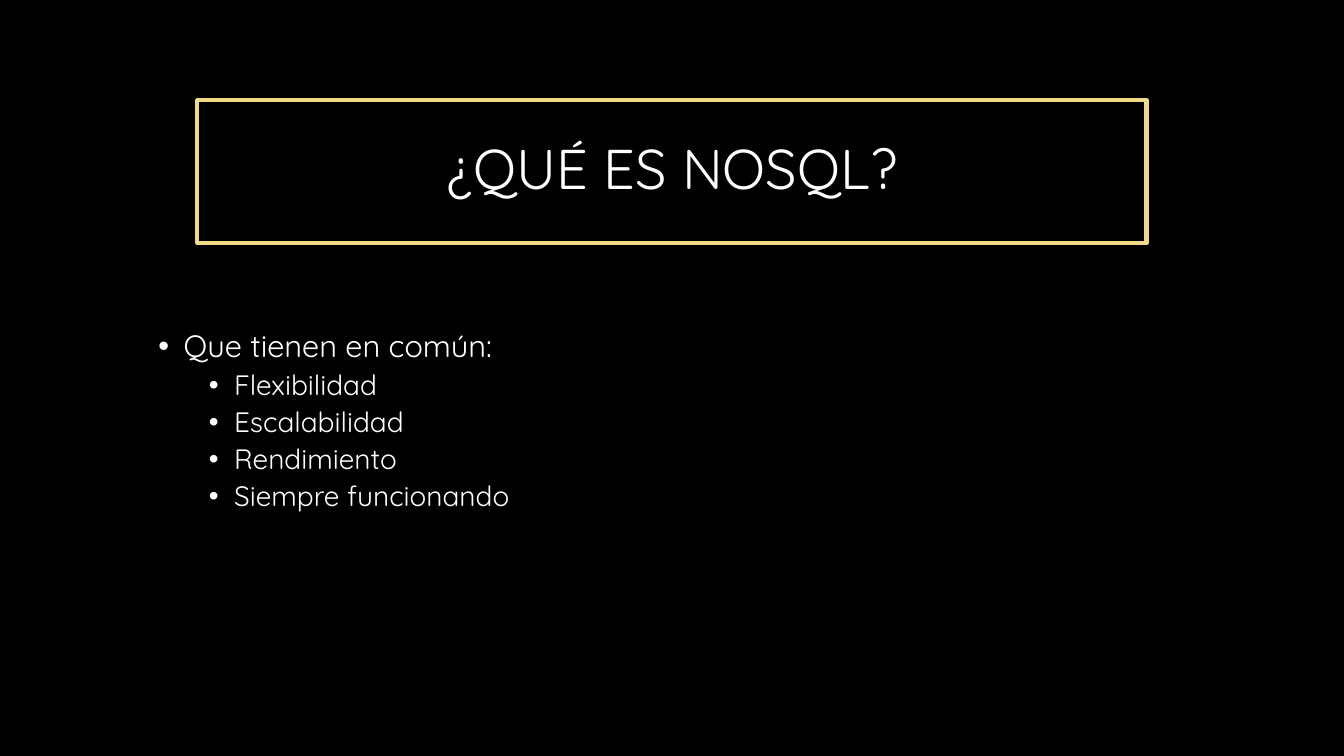
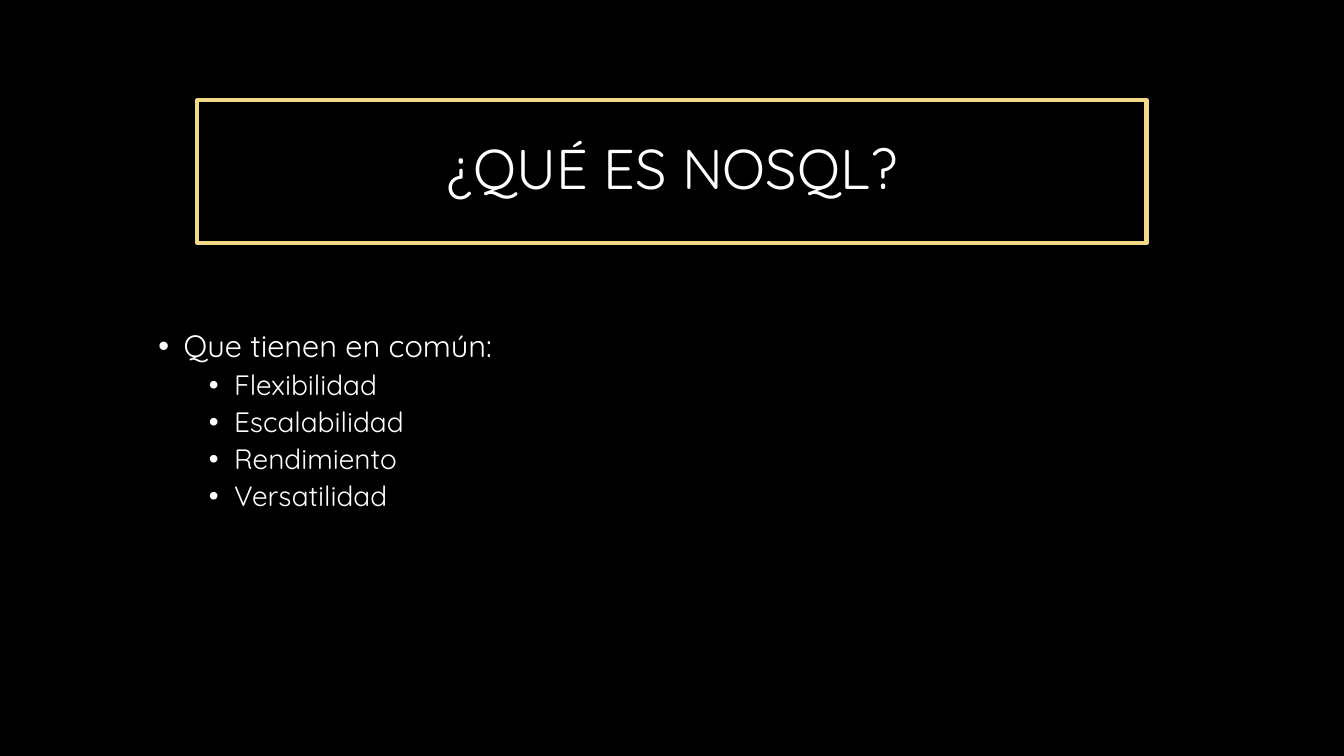
Before and after one commit to adchavesm/Curso-MongoDB, a slide deck: slide 7 of Introduccion a NoSql-Mongodb.pptx. Drawn at 1344x756 pixels with LibreOffice and Linux fonts; fonts in the diff are those of the drawing; background and template pictures are left out. Boxes give left, top, right and bottom in pixels: in the first picture for what was removed or moved away, otherwise in the second. Text is boxed around its words. In the diff, an @@ line names an element or a change of style, - is before the commit and + after.

```diff
--- a/Introduccion a NoSql-Mongodb.pptx
+++ b/Introduccion a NoSql-Mongodb.pptx
@@ text at [234,485,387,507]: text changed @@
-  • Siempre funcionando
+  • Versatilidad
```
Also in this commit, not shown: 1 other slide changed, 2 other files.
